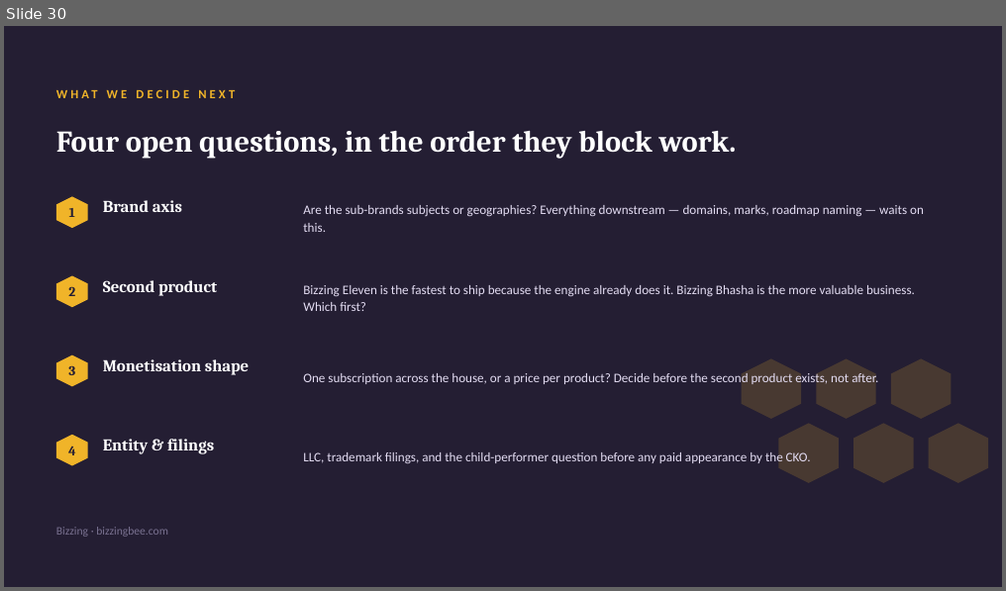
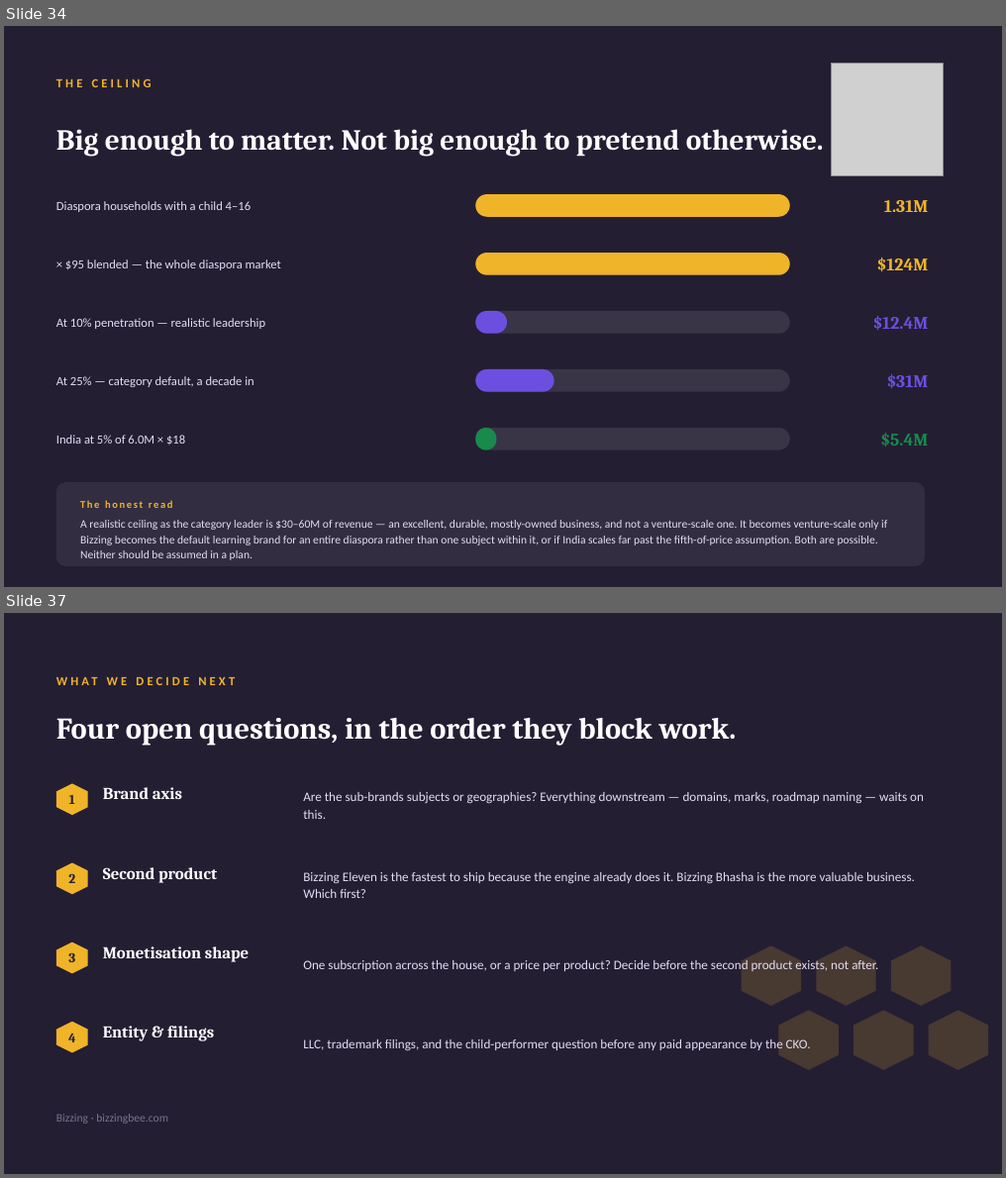
Before and after one commit to aayuvis/Bizzing-Bee, a slide deck: strategy/Bizzing-Strategy-Org.pptx. Shown one above the other, each under a label of ours: slide 30 before the commit, slides 34 and 37 after it; the slides between them are not shown. The pictures are 1006x591 and 1006x1178 pixels, drawn with LibreOffice and Linux fonts; fonts in the diff are those of the drawing; grey boxes stand for pictures. Boxes give left, top, right and bottom in pixels: in the first picture for what was removed or moved away, otherwise in the second. Text is boxed around its words. In the diff, an @@ line names an element or a change of style, - is before the commit and + after.

```diff
--- a/strategy/Bizzing-Strategy-Org.pptx
+++ b/strategy/Bizzing-Strategy-Org.pptx
@@ slide 34 added at (x1=4, y1=26, x2=1002, y2=587), background #241E33 @@
@@ text added at (x1=56, y1=78, x2=152, y2=87), 12 pt, text #F0B429, bold @@
+THE CEILING
@@ picture added at (x1=832, y1=64, x2=944, y2=175) @@
@@ text added at (x1=56, y1=129, x2=824, y2=156), 28 pt, text #FFFFFF, bold @@
+Big enough to matter. Not big enough to pretend otherwise.
@@ text added at (x1=56, y1=201, x2=251, y2=212), 12 pt, text #E3DCF2 @@
+Diaspora households with a child 4–16
@@ rounded rectangle added at (x1=475, y1=194, x2=790, y2=217), fill #F0B429 @@
@@ text added at (x1=884, y1=200, x2=929, y2=212), 17 pt, text #F0B429, bold @@
+1.31M
@@ text added at (x1=65, y1=260, x2=281, y2=271), 12 pt, text #E3DCF2 @@
+× $95 blended — the whole diaspora market
@@ rounded rectangle added at (x1=475, y1=253, x2=790, y2=275), fill #F0B429 @@
@@ text added at (x1=877, y1=258, x2=929, y2=272), 17 pt, text #F0B429, bold @@
+$124M
@@ text added at (x1=56, y1=318, x2=265, y2=329), 12 pt, text #E3DCF2 @@
+At 10% penetration — realistic leadership
@@ rounded rectangle added at (x1=475, y1=311, x2=790, y2=334), fill #FFFFFF at 10% opacity @@
@@ rounded rectangle added at (x1=475, y1=311, x2=507, y2=334), fill #6C4FE0 @@
@@ text added at (x1=873, y1=316, x2=929, y2=330), 17 pt, text #6C4FE0, bold @@
+$12.4M
@@ text added at (x1=56, y1=376, x2=253, y2=387), 12 pt, text #E3DCF2 @@
+At 25% — category default, a decade in
@@ rounded rectangle added at (x1=475, y1=370, x2=790, y2=392), fill #FFFFFF at 10% opacity @@
@@ rounded rectangle added at (x1=475, y1=370, x2=554, y2=392), fill #6C4FE0 @@
@@ text added at (x1=887, y1=374, x2=929, y2=388), 17 pt, text #6C4FE0, bold @@
+$31M
@@ text added at (x1=56, y1=435, x2=185, y2=445), 12 pt, text #E3DCF2 @@
+India at 5% of 6.0M × $18
@@ rounded rectangle added at (x1=475, y1=428, x2=790, y2=451), fill #FFFFFF at 10% opacity @@
@@ rounded rectangle added at (x1=475, y1=428, x2=497, y2=451), fill #178A4C @@
@@ text added at (x1=880, y1=433, x2=928, y2=447), 17 pt, text #178A4C, bold @@
+$5.4M
@@ rounded rectangle added at (x1=56, y1=482, x2=925, y2=567), fill #FFFFFF at 7% opacity @@
@@ text added at (x1=80, y1=500, x2=173, y2=508), 10 pt, text #F0B429, bold @@
+The honest read
@@ text added at (x1=80, y1=520, x2=887, y2=561), 11 pt, text #E3DCF2 @@
+A realistic ceiling as the category leader is $30–60M of revenue — an excellent, durable, mostly-owned business, and not a venture-scale one. It becomes venture-scale only if Bizzing becomes the default learning brand for an entire diaspora rather than one subject within it, or if India scales far past the fifth-of-price assumption. Both are possible. Neither should be assumed in a plan.
@@ what was slide 30 is now slide 37 @@
```
Also in this commit, not shown: 11 slides changed, 7 other slides added, 1 slide removed, 1 other file.
